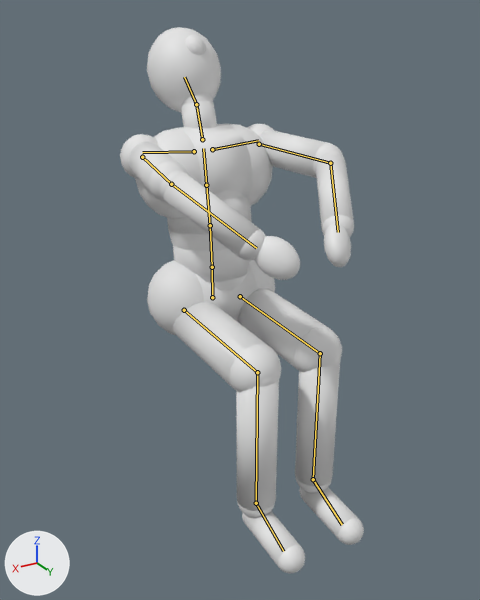
The glTF model previs/rig/mannequin.glb, before and after one commit.
Camera for both pictures: a 50 mm lens placed at (0.91, 1.661, 1.3), pointed at (-0.007, 0.134, 0.537). Lighting does not change. The marker at lower left points along +X, +Y and +Z. The older version comes first. Both versions are drawn at frame 1 of the action 'chairlookup'; the numbers are the values there. The bones that change, and the others that lie on the model, are drawn over the model as lines.

Names of what the first picture shows: 'MannequinMesh'.
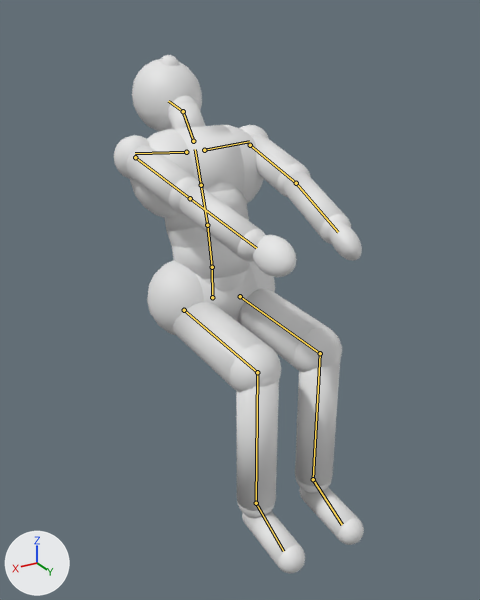
Pixel boxes (x1, y1, x2, y2) of what changed, in the pictures (480 x 600 px):
'MannequinMesh', posed: before (120, 27, 364, 573); after (114, 55, 364, 573)
bone 'Spine', root to tip: before (212, 267) to (210, 225); after (212, 267) to (207, 225)
bone 'Spine1', root to tip: before (210, 225) to (206, 185); after (207, 225) to (201, 185)
bone 'LeftArm', root to tip: before (259, 144) to (330, 163); after (250, 145) to (296, 183)
bone 'LeftForeArm', root to tip: before (330, 163) to (338, 232); after (296, 183) to (338, 232)
bone 'Neck', root to tip: before (202, 139) to (196, 104); after (193, 141) to (183, 111)
bone 'Head', root to tip: before (196, 104) to (184, 77); after (183, 111) to (168, 101)
bone 'RightArm', root to tip: before (142, 157) to (171, 184); after (135, 157) to (190, 198)
bone 'RightForeArm', root to tip: before (171, 184) to (256, 248); after (190, 198) to (256, 248)

The edits, one by one:
Bone 'Spine' (bone_spine) turns from (4, 0, 0) to (10, 0, 0) degrees about its own x, y and z.
Bone 'Spine1' (bone_spine1) turns from (4, 0, 0) to (8, 0, 0) degrees about its own x, y and z.
Bone 'LeftArm' (bone_leftarm) turns from (78, 1, 31) to (69, 24, 26) degrees about its own x, y and z.
Bone 'LeftForeArm' (bone_leftforearm) turns from (-2, -1, -46) to (0, 0, -4) degrees about its own x, y and z.
Bone 'Neck' (bone_neck) turns from (10, 0, 0) to (22, 0, 0) degrees about its own x, y and z.
Bone 'Head' (bone_head) turns from (28, 0, 0) to (38, 0, 0) degrees about its own x, y and z.
Bone 'RightArm' (bone_rightarm) turns from (78, -1, -31) to (69, -24, -26) degrees about its own x, y and z.
Bone 'RightForeArm' (bone_rightforearm) turns from (-2, 1, 46) to (0, 0, 4) degrees about its own x, y and z.
